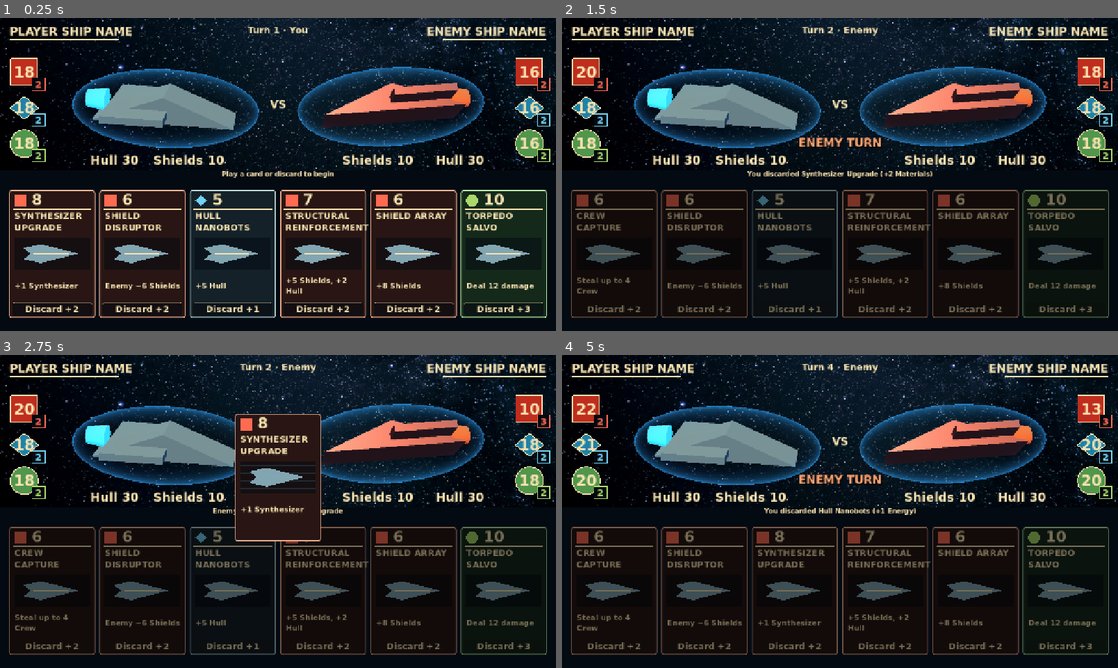
Above: before the commit, frames 1-4 (two rows, left to right).
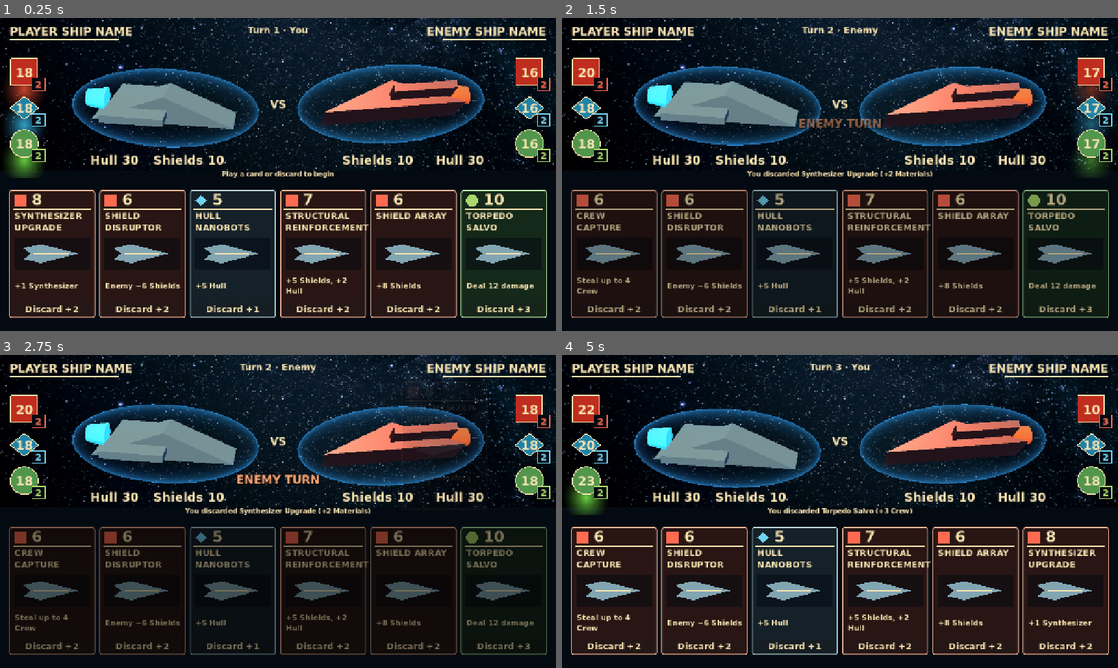
Above: after the commit, the same moments.

Repository: RPGMaster2000/arcospace
Game: Godot game, scene res://scenes/board_3d.tscn
Two runs of this game, one before a commit and one after it. Both use one fixed random seed, a clock stepped at 60 frames per second and the inputs below.
Inputs (mouse positions are in pixels of both pictures, inside the frame that each line leads up to):
- Up to frame 1 (0.25 s): no input
- Up to frame 2 (1.5 s): click "Discard +2" at 0.5 s; move the mouse to (962, 158) at 1.27 s; click (962, 158) at 1.42 s
- Up to frame 3 (2.75 s): drag from (166, 527) to (250, 574) at 2.02 s
- Up to frame 4 (5 s): move the mouse to (895, 442) at 2.77 s; click (895, 442) at 2.92 s; click (795, 646) at 3.5 s, where only the run before the commit has a clickable "Discard +1"; click (1067, 646) at 4.25 s, where only the run after the commit has a clickable "Discard +3"

The runs differ from the first frame. In frame 1, 4.6% of the frame differs, in the area x 1-98%, y 14-94%; in frame 2, 11%; in frame 3, 9.5%; in frame 4, 21%, in the area x 1-99%, y 2-96%.

Commit message:
Add hull status visuals, resource bursts and match restart

Diff:
--- a/scenes/board.tscn
+++ b/scenes/board.tscn
@@ -18,6 +18,8 @@
 
 [ext_resource type="Script" path="res://scripts/turn_presentation.gd" id="7_turn"]
 
+[ext_resource type="PackedScene" path="res://scenes/match_result.tscn" id="Result"]
+
 [sub_resource type="SystemFont" id="BoldFont"]
 font_names = PackedStringArray("DejaVu Sans", "Arial")
 font_weight = 700
@@ -105,7 +107,7 @@
 offset_top = 11.0
 offset_right = 66.0
 offset_bottom = 57.0
-theme_override_font_sizes/font_size = 34
+theme_override_font_sizes/font_size = 29
 text = "16"
 horizontal_alignment = 1
 vertical_alignment = 1
@@ -161,7 +163,7 @@
 offset_top = 11.0
 offset_right = 66.0
 offset_bottom = 57.0
-theme_override_font_sizes/font_size = 34
+theme_override_font_sizes/font_size = 29
 text = "16"
 horizontal_alignment = 1
 vertical_alignment = 1
@@ -217,7 +219,7 @@
 offset_top = 11.0
 offset_right = 66.0
 offset_bottom = 57.0
-theme_override_font_sizes/font_size = 34
+theme_override_font_sizes/font_size = 29
 text = "16"
 horizontal_alignment = 1
 vertical_alignment = 1
@@ -273,7 +275,7 @@
 offset_top = 11.0
 offset_right = 66.0
 offset_bottom = 57.0
-theme_override_font_sizes/font_size = 34
+theme_override_font_sizes/font_size = 29
 text = "16"
 horizontal_alignment = 1
 vertical_alignment = 1
@@ -329,7 +331,7 @@
 offset_top = 11.0
 offset_right = 66.0
 offset_bottom = 57.0
-theme_override_font_sizes/font_size = 34
+theme_override_font_sizes/font_size = 29
 text = "16"
 horizontal_alignment = 1
 vertical_alignment = 1
@@ -385,7 +387,7 @@
 offset_top = 11.0
 offset_right = 66.0
 offset_bottom = 57.0
-theme_override_font_sizes/font_size = 34
+theme_override_font_sizes/font_size = 29
 text = "16"
 horizontal_alignment = 1
 vertical_alignment = 1
@@ -637,3 +639,5 @@
 [editable path="EnergyCellCard"]
 [editable path="QuartersUpgradeCard"]
 [editable path="TorpedoSalvoCard"]
+
+[node name="MatchResult" parent="." instance=ExtResource("Result")]
--- /dev/null
+++ b/scenes/match_result.tscn
@@ -0,0 +1,48 @@
+[gd_scene format=3]
+
+[node name="MatchResult" type="Control"]
+visible = false
+layout_mode = 3
+anchors_preset = 15
+anchor_right = 1.0
+anchor_bottom = 1.0
+grow_horizontal = 2
+grow_vertical = 2
+z_index = 100
+
+[node name="Shade" type="ColorRect" parent="."]
+layout_mode = 1
+anchors_preset = 15
+anchor_right = 1.0
+anchor_bottom = 1.0
+color = Color(0.015, 0.025, 0.05, 0.8)
+
+[node name="Panel" type="Panel" parent="."]
+layout_mode = 1
+anchors_preset = 8
+anchor_left = 0.5
+anchor_top = 0.5
+anchor_right = 0.5
+anchor_bottom = 0.5
+offset_left = -220.0
+offset_top = -115.0
+offset_right = 220.0
+offset_bottom = 115.0
+
+[node name="Title" type="Label" parent="Panel"]
+offset_left = 20.0
+offset_top = 25.0
+offset_right = 420.0
+offset_bottom = 100.0
+theme_override_font_sizes/font_size = 40
+text = "YOU WIN"
+horizontal_alignment = 1
+vertical_alignment = 1
+
+[node name="PlayAgain" type="Button" parent="Panel"]
+offset_left = 100.0
+offset_top = 135.0
+offset_right = 340.0
+offset_bottom = 195.0
+theme_override_font_sizes/font_size = 26
+text = "Play Again"
--- a/scripts/battle_effects.gd
+++ b/scripts/battle_effects.gd
@@ -51,6 +51,8 @@
 		if hull_delta > 0:
 			_repair(ship)
 		if shield_delta > 0:
+			if ship.has_method("animate_shield"):
+				ship.shield_was_offline = old.shields <= 0
 			_pulse_shield(ship, true)
 		for index in range(3):
 			var key: String = RESOURCES[index]
@@ -60,12 +62,33 @@
 			var effect_delta: int = delta + (paid_cost if side == paid_side and key == paid_family else 0)
 			if delta > 0 or (delta < 0 and effect_delta < 0):
 				_count(icon.get_node(key), old[key], current[key])
+			if delta > 0:
+				_resource_burst(icon, COLORS[index], false)
 			if effect_delta < 0:
 				_pulse_icon(icon, COLORS[index], false)
 			var production_delta: int = current[PRODUCTION[index]] - old[PRODUCTION[index]]
+			if production_delta > 0:
+				_resource_burst(icon, COLORS[index], true)
 			if production_delta != 0:
 				_pulse_icon(icon, COLORS[index], production_delta > 0)
 
+
+# Draw behind the icon/badge; the effect owns no input or game state.
+func _resource_burst(icon: Control, tint: Color, production: bool) -> void:
+	var burst := ColorRect.new()
+	burst.mouse_filter = Control.MOUSE_FILTER_IGNORE
+	burst.show_behind_parent = true
+	var badge: Control = icon.get_node("ProductionBadge")
+	burst.size = Vector2(155, 24) if production else Vector2(110, 80)
+	burst.position = badge.position + badge.size * 0.5 - burst.size * 0.5 if production else Vector2(-22, 32)
+	icon.add_child(burst)
+	icon.move_child(burst, 0)
+	var material := ShaderMaterial.new()
+	material.shader = preload("res://shaders/resource_burst.gdshader")
+	material.set_shader_parameter("tint", tint)
+	material.set_shader_parameter("beam", production)
+	burst.material = material
+	_run_material(burst, material, 0.32 if production else 0.4)
 
 func _job() -> Tween:
 	busy = true
--- a/scripts/board.gd
+++ b/scripts/board.gd
@@ -71,6 +71,7 @@
 @onready var enemy_quarters_label: Label = $EnemyResource3/quarters
 
 func _ready() -> void:
+	$MatchResult/Panel/PlayAgain.pressed.connect(_restart_match)
 	hand.deal(card_slots.size())
 	enemy_hand.deal(card_slots.size())
 	for slot in range(card_slots.size()):
@@ -227,7 +228,17 @@
 	return not winner.is_empty()
 
 
+func _restart_match() -> void:
+	# Reload the scene that is actually being played (2D or 3D).
+	var fresh: Node = load(scene_file_path).instantiate()
+	get_parent().add_child(fresh)
+	if get_tree().current_scene == self:
+		get_tree().current_scene = fresh
+	queue_free()
+
 func refresh_display() -> void:
+	$MatchResult.visible = not winner.is_empty() and not resolving_card and not battle_effects.busy
+	$MatchResult/Panel/Title.text = "YOU WIN" if winner == "player" else "YOU LOSE"
 	$EnemyTurnBanner.show_enemy_turn(current_actor == "enemy" and winner.is_empty(), card_slots)
 	$PlayerShip/ShieldPlaceholder.visible = player_shields > 0
 	$EnemyShip/ShieldPlaceholder.visible = enemy_shields > 0
--- a/scripts/board_3d.gd
+++ b/scripts/board_3d.gd
@@ -4,5 +4,7 @@
 # All card rules, input and turn handling are inherited unchanged.
 func refresh_display() -> void:
 	super.refresh_display()
+	$BattleView/Viewport/Battlefield/PlayerShip.set_hull_strength(player_hull)
+	$BattleView/Viewport/Battlefield/EnemyShip.set_hull_strength(enemy_hull)
 	$BattleView/Viewport/Battlefield/PlayerShip.set_shield_strength(player_shields)
 	$BattleView/Viewport/Battlefield/EnemyShip.set_shield_strength(enemy_shields)
--- a/scripts/ship_3d.gd
+++ b/scripts/ship_3d.gd
@@ -8,8 +8,25 @@
 var shield_material: ShaderMaterial
 var repair_material: ShaderMaterial
 var base_color: Color
+var damage_material: ShaderMaterial
+var hull_strength: int = 30
+var rest_position: Vector3
+var hover_time: float = 0.0
+var shield_was_offline: bool = false
+
+func _process(delta: float) -> void:
+	hover_time += delta
+	var phase: float = 1.7 if name == "EnemyShip" else 0.0
+	position = rest_position + Vector3(0, sin(hover_time * TAU / 7.0 + phase) * 0.07, 0)
+	if hull_strength < 5 and hull_strength > 0:
+		position += Vector3(sin(hover_time * 43.0), sin(hover_time * 57.0), 0) * 0.012
+
+func set_hull_strength(value: int) -> void:
+	hull_strength = value
+	damage_material.set_shader_parameter("damage", 0.0 if value >= 15 else (1.0 if value < 5 else 0.45))
 
 func _ready() -> void:
+	rest_position = position
 	hull_material = $Body/Hull.material_override.duplicate()
 	base_color = hull_material.albedo_color
 	for part in body.get_children():
@@ -18,7 +35,10 @@
 	repair_material = ShaderMaterial.new()
 	repair_material.shader = preload("res://shaders/repair_3d.gdshader")
 	repair_material.set_shader_parameter("progress", -1.0)
-	hull_material.next_pass = repair_material
+	damage_material = ShaderMaterial.new()
+	damage_material.shader = preload("res://shaders/hull_damage_3d.gdshader")
+	hull_material.next_pass = damage_material
+	damage_material.next_pass = repair_material
 	shield_material = shield.material_override.duplicate()
 	shield.material_override = shield_material
 	shield_material.set_shader_parameter("formation", 1.0)
@@ -41,11 +61,12 @@
 
 func animate_shield(tween: Tween, seconds: float, increase: bool = false) -> void:
 	if increase:
+		shield_material.set_shader_parameter("keep_shell", not shield_was_offline)
 		shield_material.set_shader_parameter("formation", 0.0)
 		tween.tween_method(func(p: float): shield_material.set_shader_parameter("formation", p), 0.0, 1.0, seconds)
 	else:
 		tween.tween_method(func(p: float):
-			shield_material.set_shader_parameter("hit", absf(sin(p * PI * 6)) * (1.0 - p)), 0.0, 1.0, seconds)
+			shield_material.set_shader_parameter("hit", p), 0.001, 1.0, minf(seconds, 0.28))
 	tween.tween_callback(func():
 		shield_material.set_shader_parameter("formation", 1.0)
 		shield_material.set_shader_parameter("hit", 0.0))
--- /dev/null
+++ b/shaders/hull_damage_3d.gdshader
@@ -0,0 +1,21 @@
+shader_type spatial;
+render_mode unshaded, depth_draw_never;
+uniform float damage = 0.0;
+varying vec3 local_pos;
+varying vec3 local_normal;
+void vertex() { local_pos = VERTEX; local_normal = NORMAL; }
+void fragment() {
+	vec3 n = abs(local_normal);
+	vec2 surface = n.y > n.z ? local_pos.xz : local_pos.xy;
+	if (n.x > max(n.y, n.z)) { surface = local_pos.zy; }
+	vec2 grid = surface * vec2(3.2, 4.0);
+	vec2 cell = floor(grid);
+	float seed = fract(sin(dot(cell, vec2(127.1, 311.7))) * 43758.5453);
+	vec2 point = fract(grid) - vec2(0.5);
+	float scar = 1.0 - smoothstep(0.12, 0.34, length(point * vec2(0.85, 1.4)));
+	float crack = 1.0 - smoothstep(0.015, 0.065, abs(point.y + sin(point.x * 25.0 + seed) * 0.045));
+	float flicker = 0.6 + 0.3 * sin(TIME * 3.5 + seed * 30.0);
+	float fire = crack * flicker;
+	ALBEDO = mix(vec3(0.045, 0.025, 0.018), vec3(1.0, 0.25, 0.015), fire);
+	ALPHA = scar * step(seed, damage * 0.75) * step(0.01, damage) * 0.5;
+}
--- /dev/null
+++ b/shaders/resource_burst.gdshader
@@ -0,0 +1,16 @@
+shader_type canvas_item;
+uniform vec4 tint : source_color;
+uniform bool beam = false;
+uniform float progress = 0.0;
+void fragment() {
+	vec2 p = UV * 2.0 - 1.0;
+	float fade = sin(progress * 3.14159);
+	float shape;
+	if (beam) {
+		shape = pow(max(0.0, 1.0 - abs(p.y)), 4.0) * pow(max(0.0, 1.0 - abs(p.x)), 0.6);
+		shape *= 1.0 - smoothstep(progress * 2.5, progress * 2.5 + 0.15, abs(p.x));
+	} else {
+		shape = pow(max(0.0, 1.0 - length(vec2(p.x, p.y * 0.65))), 1.4);
+	}
+	COLOR = vec4(mix(tint.rgb, vec3(1.0), beam ? 0.3 : 0.0), shape * fade * 0.85);
+}
--- a/shaders/shield_3d.gdshader
+++ b/shaders/shield_3d.gdshader
@@ -4,15 +4,23 @@
 uniform float strength : hint_range(0.0, 1.0) = 1.0;
 uniform float formation : hint_range(0.0, 1.0) = 1.0;
 uniform float hit = 0.0;
+uniform bool keep_shell = false;
+varying vec3 shell_point;
+void vertex() { shell_point = VERTEX; }
 void fragment() {
 	float facing = clamp(dot(normalize(NORMAL), normalize(VIEW)), 0.0, 1.0);
 	float rim = pow(1.0 - facing, 3.0);
 	float radius = sqrt(max(0.0, 1.0 - facing * facing));
-	float reveal = formation >= 1.0 ? 1.0 : 1.0 - smoothstep(formation - 0.04, formation + 0.04, radius);
+	float reveal = (keep_shell || formation >= 1.0) ? 1.0 : 1.0 - smoothstep(formation - 0.04, formation + 0.04, radius);
 	float wave = (1.0 - smoothstep(0.0, 0.09, abs(radius - formation))) * sin(formation * 3.14159);
-	ALBEDO = tint.rgb;
+	// Ships face local +X, so the ripples originate on the combat-facing nose.
+	float distance_from_front = length(normalize(shell_point) - vec3(1.0, 0.0, 0.0));
+	float ripple = pow(max(0.0, cos(distance_from_front * 26.0 - hit * 32.0)), 8.0);
+	ripple *= (1.0 - smoothstep(0.7, 1.6, distance_from_front));
+	ripple *= sin(hit * 3.14159) * (1.0 - hit);
+	ALBEDO = mix(tint.rgb, vec3(0.85, 0.95, 1.0), clamp(wave + ripple, 0.0, 1.0));
 	ALPHA = strength * clamp(
-	    (0.01 + rim * 0.85 + hit * 0.22) * reveal
+	    (0.01 + rim * 0.85 + ripple * 0.9) * reveal
 	    + wave * 0.65,
 	    0.0, 0.95
 		);
--- /dev/null
+++ b/tests/status_presentation_test.gd
@@ -0,0 +1,54 @@
+extends SceneTree
+const Scene = preload("res://scenes/board_3d.tscn")
+var failures: int = 0
+func check(ok: bool, message: String) -> void:
+	if not ok:
+		failures += 1
+		push_error(message)
+func _initialize() -> void:
+	call_deferred("run")
+func run() -> void:
+	var board = Scene.instantiate()
+	board.get_node("BattleEffects").enabled = false
+	root.add_child(board)
+	current_scene = board
+	var ship = board.get_node("BattleView/Viewport/Battlefield/PlayerShip")
+	for hull in [15, 14, 5, 4, 20]:
+		board.player_hull = hull
+		board.refresh_display()
+		var expected: float = 0.0 if hull >= 15 else (1.0 if hull < 5 else 0.45)
+		check(is_equal_approx(ship.damage_material.get_shader_parameter("damage"), expected), "Hull threshold or repair restoration failed")
+	var start: Vector3 = ship.position
+	await create_timer(0.12).timeout
+	check(ship.position != start, "Hover should move the ship")
+	board.battle_effects.enabled = true
+	var before = board._both_states()
+	board.player_shields += 2
+	board.player_materials += 2
+	board.player_reactor += 1
+	board.battle_effects.play_changes(before, board._both_states())
+	board.refresh_display()
+	await create_timer(0.1).timeout
+	check(ship.shield_material.get_shader_parameter("keep_shell"), "Online shield gain must retain the bubble")
+	check(board.battle_effects.temporary_nodes.size() == 2, "Resource and production gains need separate bursts")
+	await board.battle_effects.finished
+	check(board.battle_effects.temporary_nodes.is_empty(), "Bursts must clean up")
+	board.battle_effects.enabled = false
+	for result in ["player", "enemy"]:
+		board.winner = ""
+		board.player_hull = 30 if result == "player" else 0
+		board.enemy_hull = 0 if result == "player" else 30
+		check(board._check_winner() and board.winner == result, "Hull destruction must select the correct winner")
+		board.refresh_display()
+		check(board.get_node("MatchResult").visible, "Match result should be visible")
+		check(not board._act("player", 0, false), "Finished match must block cards")
+	board.get_node("MatchResult/Panel/PlayAgain").pressed.emit()
+	await process_frame
+	var fresh = current_scene
+	check(fresh != board and fresh.winner.is_empty(), "Play Again must create a fresh match")
+	check(fresh.player_hull == 30 and fresh.enemy_hull == 30 and fresh.turn_number == 1, "Restart must reset hull and turns")
+	check(fresh.hand.cards.size() == 6 and not fresh.get_node("MatchResult").visible, "Restart must deal a playable hand and hide the result")
+	fresh.queue_free()
+	await process_frame
+	print("Status presentation checks: %d failures" % failures)
+	quit(1 if failures else 0)
Not shown, added: shaders/hull_damage_3d.gdshader.uid
Not shown, added: shaders/resource_burst.gdshader.uid
